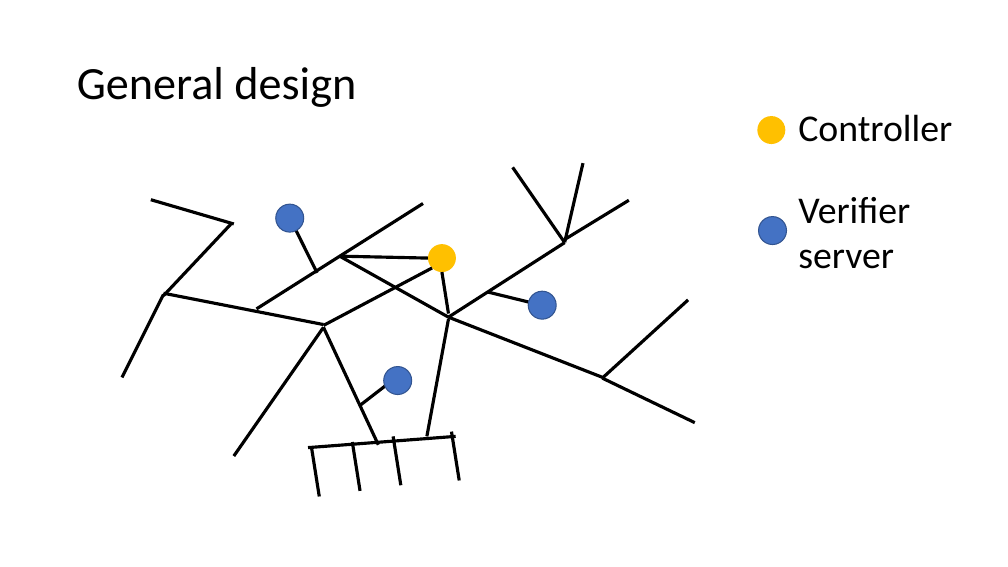
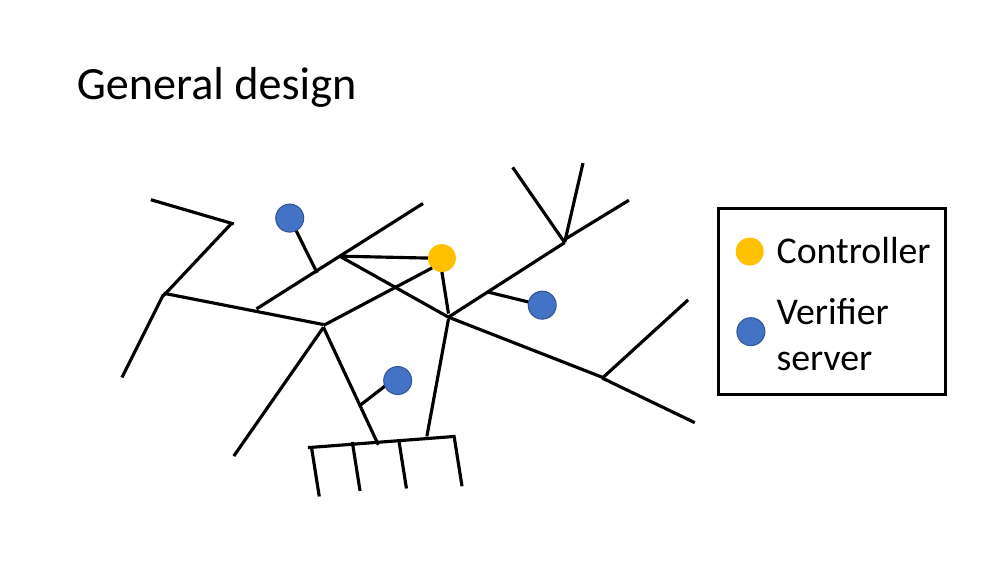
Before and after one commit to Daniel-Chin/AuthedIP, a slide deck: slide 15 of slides/overview.pptx. Drawn at 1008x567 pixels with LibreOffice and Linux fonts; fonts in the diff are those of the drawing. Boxes give left, top, right and bottom in pixels: in the first picture for what was removed or moved away, otherwise in the second. Text is boxed around its words. In the diff, an @@ line names an element or a change of style, - is before the commit and + after.

```diff
--- a/slides/overview.pptx
+++ b/slides/overview.pptx
@@ rectangle added at bbox=[718, 208, 945, 395], outline #000000 3 pt @@
@@ ellipse: place and size @@
-ellipse at bbox=[758, 116, 786, 144]
+ellipse at bbox=[736, 237, 764, 265]
@@ text "Controller": place and size @@
-text "Controller" at bbox=[798, 114, 952, 142]
+text "Controller" at bbox=[777, 236, 931, 264]
@@ text "Verifier server": place and size @@
-text "Verifier server" at bbox=[798, 197, 910, 269]
+text "Verifier server" at bbox=[777, 298, 889, 371]
@@ ellipse: place and size @@
-ellipse at bbox=[758, 216, 786, 244]
+ellipse at bbox=[737, 318, 765, 346]
@@ line moved from (393, 436) - (401, 485) to (399, 440) - (407, 488) @@
@@ line moved from (451, 432) - (459, 481) to (454, 438) - (462, 486) @@
```
Also in this commit, not shown: 9 other files.
